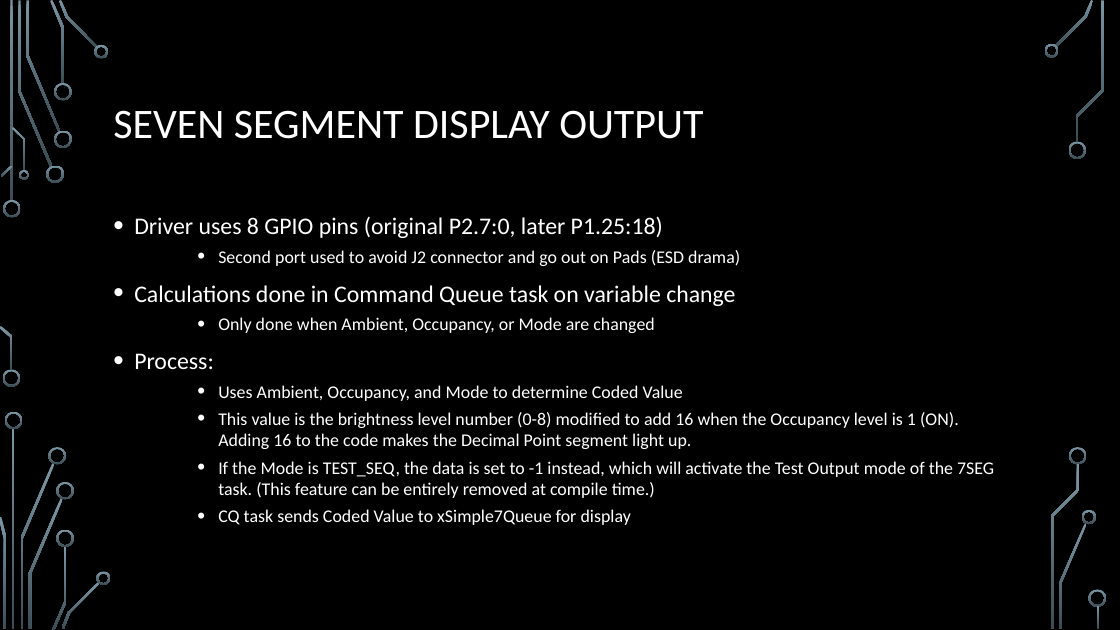
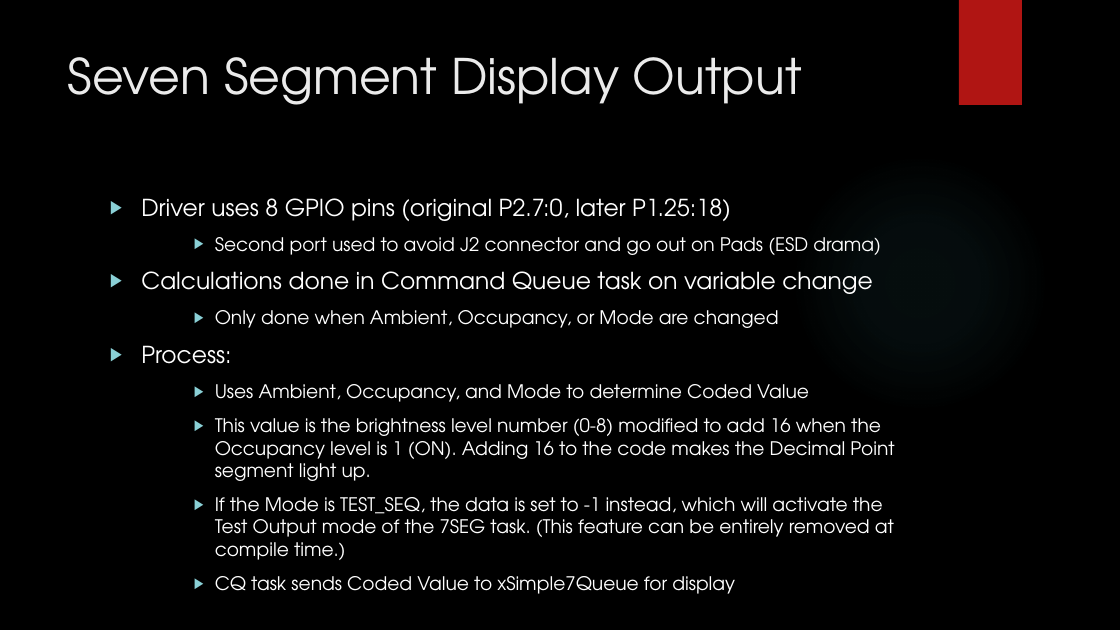
Before and after one commit to EmbeddedSystemClass/FinalProject5381, a slide deck: slide 21 of Final Project 5381.pptx (slide 20 before the commit). Drawn at 1120x630 pixels with LibreOffice and Linux fonts; fonts in the diff are those of the drawing; background and template pictures are left out. Boxes give left, top, right and bottom in pixels: in the first picture for what was removed or moved away, otherwise in the second. Text is boxed around its words. In the diff, an @@ line names an element or a change of style, - is before the commit and + after.

Commit message:
Table of ADC value translation as required. New skin Ion used.

```diff
--- a/Final Project 5381.pptx
+++ b/Final Project 5381.pptx
@@ rectangle added at <box>959,0,1022,105</box>, fill #B01513 @@
@@ title "Seven Segment Display Output" at <box>68,57,802,105</box>: vertical alignment middle to top @@
@@ title at <box>68,57,802,105</box>: text changed; size 36 to 42 pt; font Calibri to TeX Gyre Adventor; text colour #FFFFFF to #EBEBEB @@
-SEVEN SEGMENT DISPLAY OUTPUT
+Seven Segment Display Output
@@ ellipse added at <box>791,154,1049,413</box>, fill gradient #50B9C1 @@
@@ text "Driver uses 8 GPIO pins ...": place and size @@
-text "Driver uses 8 GPIO pins ..." at <box>134,216,994,525</box>
+text "Driver uses 8 GPIO pins ..." at <box>141,198,894,594</box>
@@ text "Driver uses 8 GPIO pins ..." at <box>141,198,894,594</box>: size 20.4 to 20 pt in "Driver uses 8 GPIO pins (original P2.7:0, ...", "Calculations done in Command Queue task on ...", "Process:"; font Calibri to TeX Gyre Adventor; size 15.3 to 16 pt in "Second port used to avoid J2 connector ...", "Only done when Ambient, Occupancy, or Mode ...", "Uses Ambient, Occupancy, and Mode to determine ...", "This value is the brightness level number ..." and 2 more places; bullet • to ▶; more space between paragraphs @@
@@ group removed at <box>0,0,1107,630</box>: 33 freeform shapes, 3 rectangles @@
```
Also in this commit, not shown: 43 other slides changed, 1 slide added.
